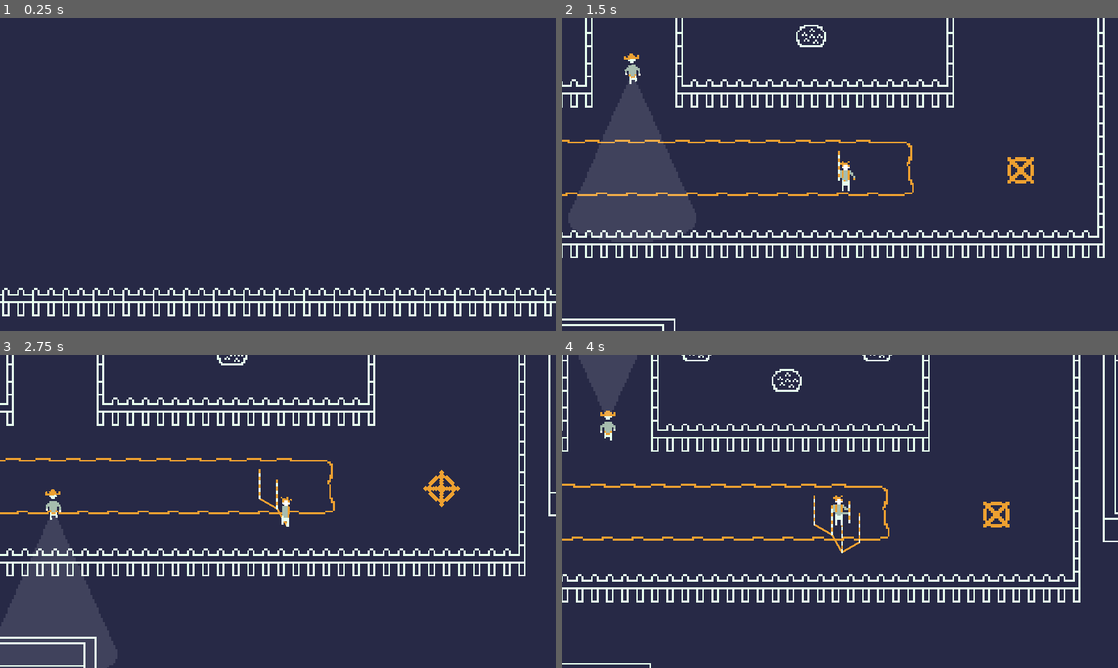
Above: before the commit, frames 1-4 (two rows, left to right).
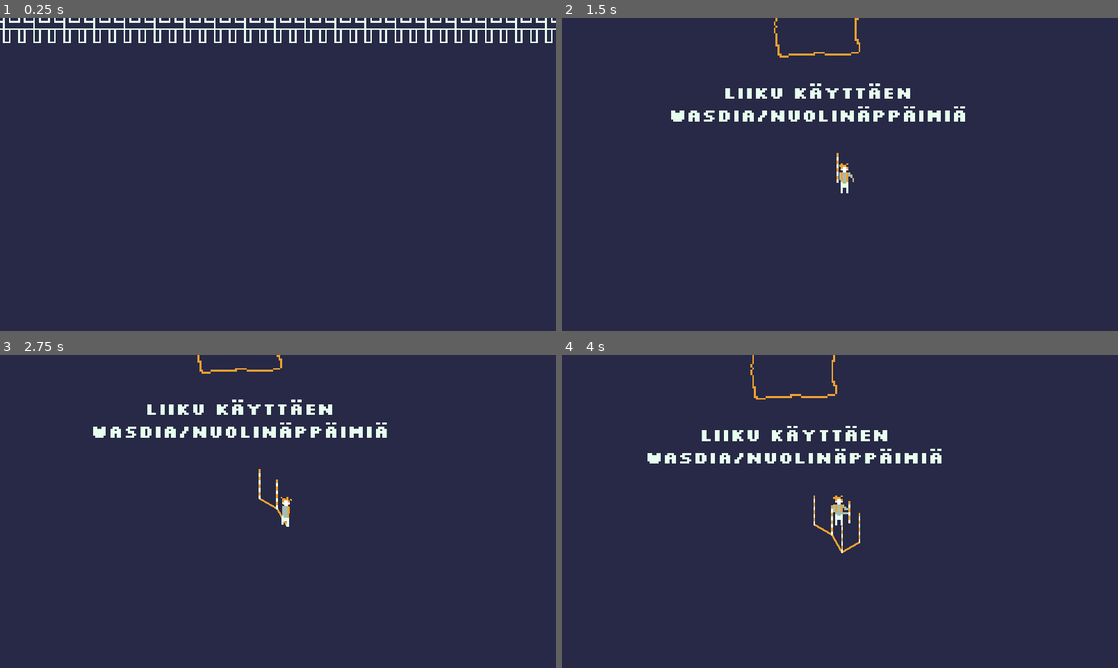
Above: after the commit, the same moments.

Repository: troingle/sgh-jami-24
Game: Godot game, scene res://scenes/level_1.tscn
The game is run twice, just before and just after one commit, with the same random seed, the same clock (stepped at 60 frames per second) and the same inputs.
Inputs:
- Up to frame 1 (0.25 s): no input
- Up to frame 2 (1.5 s): hold D (right) 0.53-1.28 s; tap Space (place) at 0.6, 1.35 s; hold S (down) from 1.28 s (still down)
- Up to frame 3 (2.75 s): release S (down) at 2.03 s; hold D (right) from 2.03 s (still down); tap Space (place) at 2.1 s
- Up to frame 4 (4 s): release D (right) at 2.78 s; hold W (up) 2.78-3.53 s; tap Space (place) at 2.85, 3.6 s; hold A (left) from 3.53 s (still down)

The runs differ from the first frame. In frame 1, 5.2% of the frame differs, in the area x 0-100%, y 0-96%; in frame 2, 15%, in the area x 0-98%, y 0-100%; in frame 3, 14%; in frame 4, 9.5%.

Commit message:
Finished scoring system

Diff:
--- a/code/player.gd
+++ b/code/player.gd
@@ -16,6 +16,10 @@
 var stick
 
 var num_of_marks = 0
+var marks_already_done = []
+var mark_count = 0
+
+var ended = false
 
 func _ready():
 	fade_anim.play("fade_in")
@@ -72,7 +76,15 @@
 
 	if position.distance_to($"../Car".position) < 56:
 		Global.paused = true
-		$CanvasLayer/ScoreWindow.visible = true
+		if not ended:
+			$CanvasLayer/ScoreWindow.visible = true
+			ended = true
+		if mark_count >= num_of_marks:
+			$CanvasLayer/ScoreWindow/Label.text = "onnittelut,
+pääsit läpi!"
+		else:
+			$CanvasLayer/ScoreWindow/Label.text = "liian epätarkkoja merkintöjä, et päässyt läpi"
+			$CanvasLayer/ScoreWindow/Next.modulate = "ffffff5f"
 
 
 func _on_place_timer_timeout():
@@ -101,3 +113,10 @@
 	if resetting:
 		Global.paused = false
 		get_tree().reload_current_scene()
+
+func _on_restart_pressed():
+	$CanvasLayer/ScoreWindow.visible = false
+	fade_and_change(true, null)
+
+func _on_next_pressed():
+	pass # Replace with function body.
--- a/code/stick.gd
+++ b/code/stick.gd
@@ -1,5 +1,8 @@
 extends Node2D
 
+@onready var player = $"../../Player"
+
 func _on_area_2d_body_entered(body):
-	if body.is_in_group("marks"):
-		pass # logic for calculating scores
+	if body.is_in_group("marks") and body not in player.marks_already_done:
+		player.marks_already_done.append(body)
+		player.mark_count += 1
--- a/scenes/level_1.tscn
+++ b/scenes/level_1.tscn
@@ -255,7 +255,7 @@
 speed = 150
 
 [node name="StartPos" type="Node2D" parent="."]
-position = Vector2(1236, -2643)
+position = Vector2(24, 80)
 
 [node name="Smiley" type="Sprite2D" parent="."]
 texture_filter = 1
--- a/scenes/player.tscn
+++ b/scenes/player.tscn
@@ -257,7 +257,22 @@
 "fade_out": SubResource("Animation_hos82")
 }
 
+[sub_resource type="StyleBoxEmpty" id="StyleBoxEmpty_s5gc0"]
+
+[sub_resource type="StyleBoxEmpty" id="StyleBoxEmpty_ib2bb"]
+
+[sub_resource type="StyleBoxEmpty" id="StyleBoxEmpty_5i0ly"]
+
+[sub_resource type="StyleBoxEmpty" id="StyleBoxEmpty_8hrop"]
+
+[sub_resource type="StyleBoxEmpty" id="StyleBoxEmpty_kn11j"]
+
+[sub_resource type="StyleBoxEmpty" id="StyleBoxEmpty_uqtqn"]
+
+[sub_resource type="StyleBoxFlat" id="StyleBoxFlat_aa5lw"]
+
 [node name="Player" type="CharacterBody2D"]
+visible = false
 script = ExtResource("1_0pesl")
 
 [node name="AnimatedSprite2D" type="AnimatedSprite2D" parent="."]
@@ -316,8 +331,8 @@
 layout_mode = 3
 anchors_preset = 0
 offset_top = 80.0
-offset_right = 40.0
-offset_bottom = 120.0
+offset_right = 1153.0
+offset_bottom = 650.0
 
 [node name="ColorRect" type="ColorRect" parent="CanvasLayer/ScoreWindow"]
 layout_mode = 0
@@ -329,15 +344,15 @@
 
 [node name="Label" type="Label" parent="CanvasLayer/ScoreWindow"]
 texture_filter = 1
-offset_left = 294.0
-offset_top = 159.0
-offset_right = 4366.0
-offset_bottom = 933.0
+offset_left = 293.0
+offset_top = 169.0
+offset_right = 4365.0
+offset_bottom = 943.0
 scale = Vector2(0.13876, 0.13876)
 theme_override_colors/font_color = Color(0.905882, 1, 0.933333, 1)
 theme_override_fonts/font = ExtResource("5_6e0kg")
 theme_override_font_sizes/font_size = 185
-text = "liian epätarkkoja merkintöjä, et päässyt läpi"
+text = "Lorem ipsum dolor sit amet, consectetur adipiscing elit"
 horizontal_alignment = 1
 autowrap_mode = 3
 
@@ -352,9 +367,14 @@
 theme_override_colors/font_color = Color(0.905882, 1, 0.933333, 1)
 theme_override_fonts/font = ExtResource("5_6e0kg")
 theme_override_font_sizes/font_size = 165
+theme_override_styles/normal = SubResource("StyleBoxEmpty_s5gc0")
+theme_override_styles/pressed = SubResource("StyleBoxEmpty_ib2bb")
+theme_override_styles/hover = SubResource("StyleBoxEmpty_5i0ly")
+theme_override_styles/disabled = SubResource("StyleBoxEmpty_8hrop")
+theme_override_styles/focus = SubResource("StyleBoxEmpty_kn11j")
 text = "yritä uudelleen"
 
-[node name="Restart2" type="MenuButton" parent="CanvasLayer/ScoreWindow"]
+[node name="Next" type="MenuButton" parent="CanvasLayer/ScoreWindow"]
 texture_filter = 1
 layout_mode = 0
 offset_left = 294.0
@@ -365,7 +385,14 @@
 theme_override_colors/font_color = Color(0.905882, 1, 0.933333, 1)
 theme_override_fonts/font = ExtResource("5_6e0kg")
 theme_override_font_sizes/font_size = 165
+theme_override_styles/normal = SubResource("StyleBoxEmpty_uqtqn")
+theme_override_styles/pressed = SubResource("StyleBoxEmpty_ib2bb")
+theme_override_styles/hover = SubResource("StyleBoxEmpty_5i0ly")
+theme_override_styles/disabled = SubResource("StyleBoxEmpty_8hrop")
+theme_override_styles/focus = SubResource("StyleBoxFlat_aa5lw")
 text = "seuraava taso"
 
 [connection signal="timeout" from="PlaceTimer" to="." method="_on_place_timer_timeout"]
 [connection signal="body_entered" from="Detector" to="." method="_on_detector_body_entered"]
+[connection signal="pressed" from="CanvasLayer/ScoreWindow/Restart" to="." method="_on_restart_pressed"]
+[connection signal="pressed" from="CanvasLayer/ScoreWindow/Next" to="." method="_on_next_pressed"]
Not shown: 1 places in scenes/player.tscn that only renumber resources
